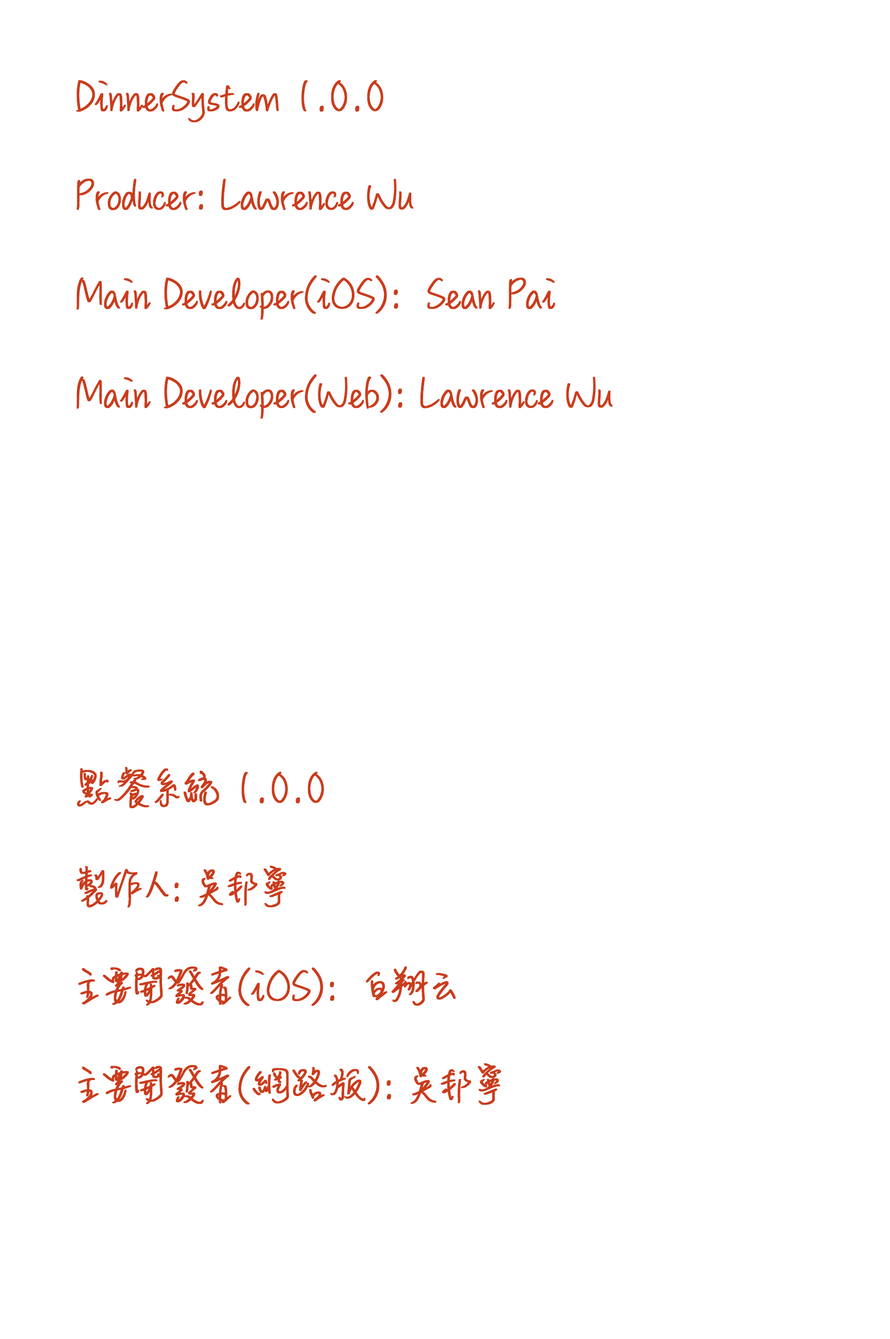
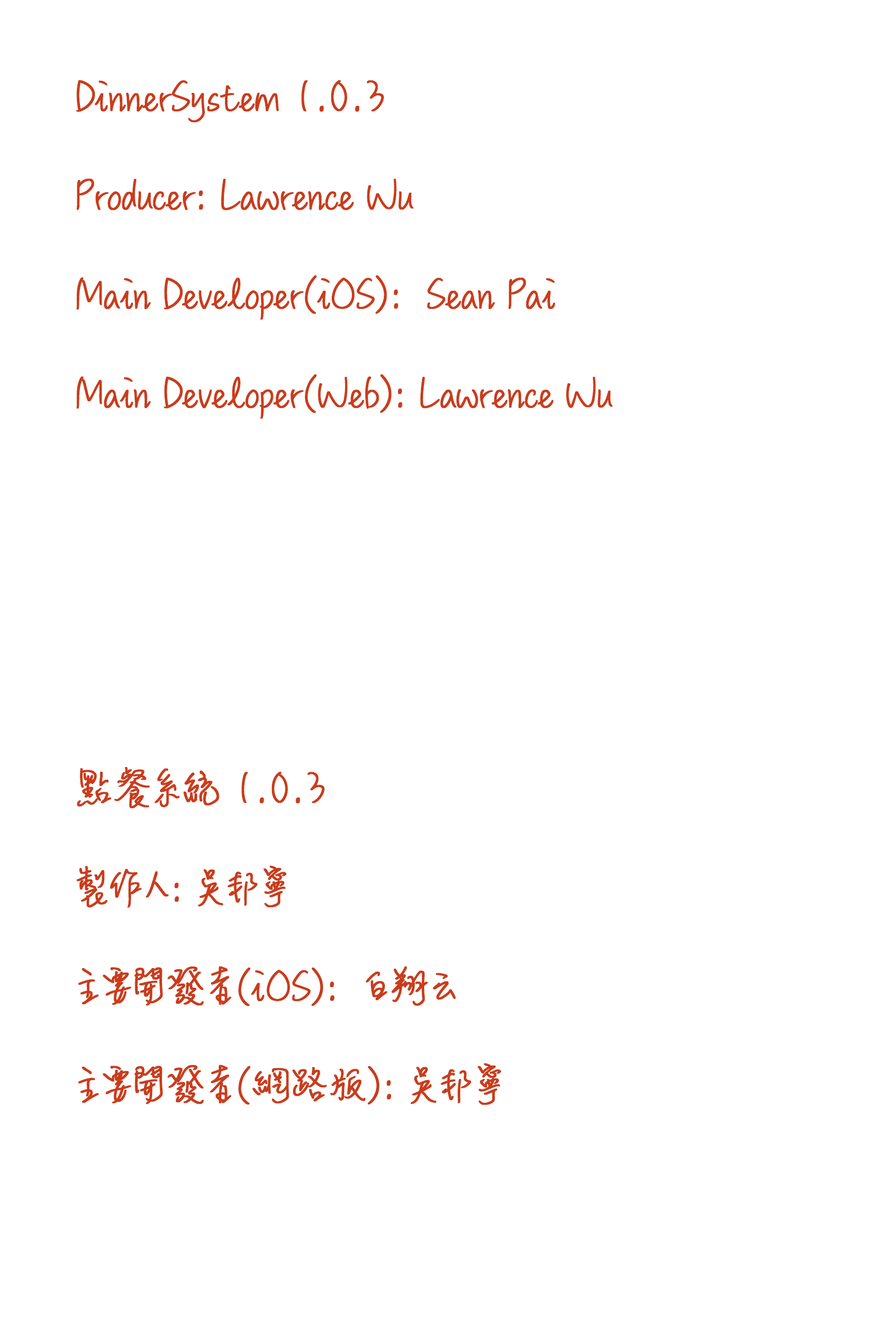
Layer changes from the first 890 x 1339 image to the second:
renamed "DinnerSystem 1.0.0 Producer: Lawrence Wu Main Developer(iOS):" to "DinnerSystem 1.0.3 Producer: Lawrence Wu Main Developer(iOS):", painted on it over [307, 79, 384, 804]
